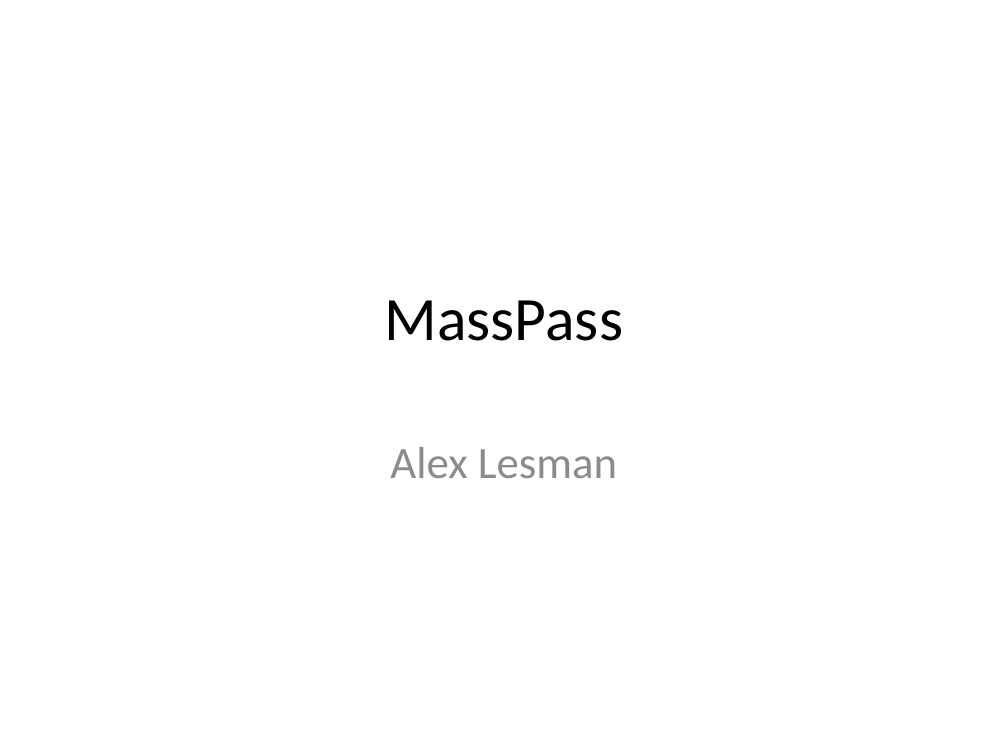
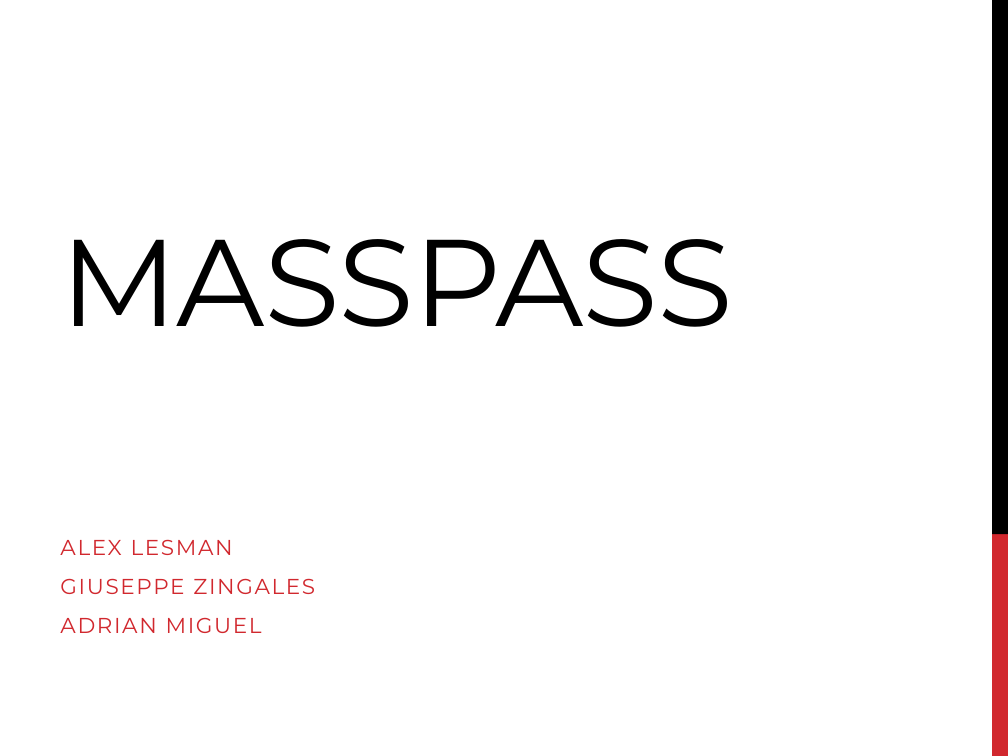
Before and after one commit to zingales/MassPass, a slide deck: slide 1 of MassPass.pptx. Drawn at 1008x756 pixels with LibreOffice and Linux fonts; fonts in the diff are those of the drawing. Boxes give left, top, right and bottom in pixels: in the first picture for what was removed or moved away, otherwise in the second. Text is boxed around its words. In the diff, an @@ line names an element or a change of style, - is before the commit and + after.

```diff
--- a/MassPass.pptx
+++ b/MassPass.pptx
@@ rectangle added at [992,0,1008,534], fill #000000 @@
@@ title at [60,239,732,327]: text changed; size 44 to 88 pt; font Calibri to Montserrat @@
-MassPass
+MASSPASS
@@ subtitle at [60,539,315,633]: text changed; size 32 to 15.4 pt; font Calibri to Montserrat; text colour #8C8C8C to #D1282E @@
-Alex Lesman
+ALEX LESMAN
+GIUSEPPE ZINGALES
+ADRIAN MIGUEL
@@ rectangle added at [992,534,1008,756], fill #D1282E @@
```
Also in this commit, not shown: 1 other slide changed, 7 slides added, 6 slides removed, 1 other file.
